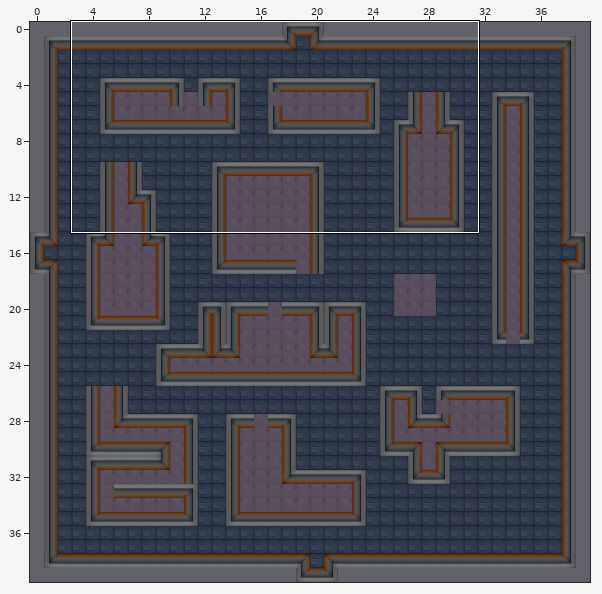
Two states of a Tiled map, assets/resAsset/tileMap/map/map05.tmx. Above, an overview of the earlier version with the close-up marked.
Close-up. First the earlier version:
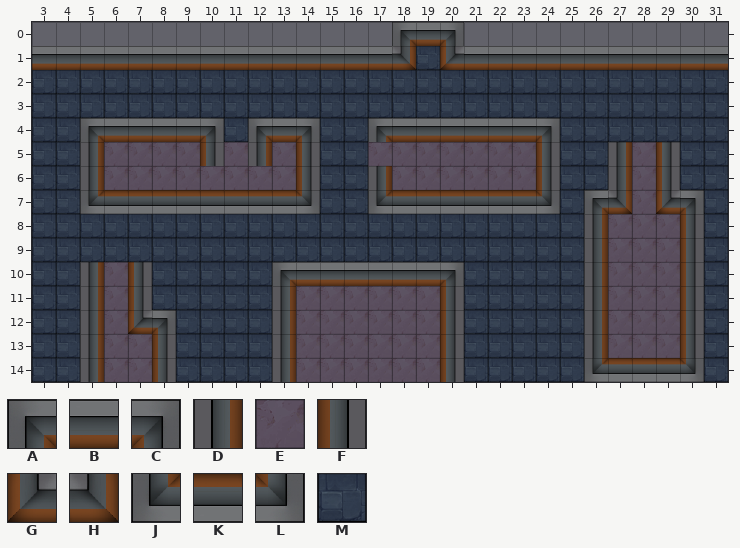
Cells are 64x64 px. Shown: x 3..31, y 0..14. The commit also changed other parts of the map, which this record leaves out.
Key: from "map1": A 0, B 1, C 2, D 5, E 6, F 7, G 8, H 9, J 10, K 11, L 12, M 13.
_ is an empty cell.
Layer "map" before, first column x 3:
 0 _______________ABC___________
 1 BBBBBBBBBBBBBBBHMGBBBBBBBBBBB
 2 MMMMMMMMMMMMMMMMMMMMMMMMMMMMM
 3 MMMMMMMMMMMMMMMMMMMMMMMMMMMMM
 4 MMABBBBCMABCMMABBBBBBCMMMMMMM
 5 MMDEEEEFEDEFMMEEEEEEEFMMDEFMM
 6 MMDEEEEEEEEFMMDEEEEEEFMMDEFMM
 7 MMJKKKKKKKKLMMJKKKKKKLMAHEGCM
 8 MMMMMMMMMMMMMMMMMMMMMMMDEEEFM
 9 MMMMMMMMMMMMMMMMMMMMMMMDEEEFM
10 MMDEFMMMMMABBBBBBCMMMMMDEEEFM
11 MMDEFMMMMMDEEEEEEFMMMMMDEEEFM
12 MMDEGCMMMMDEEEEEEFMMMMMDEEEFM
13 MMDEEFMMMMDEEEEEEFMMMMMDEEEFM
14 MMDEEFMMMMDEEEEEEFMMMMMJKKKLM
The result:
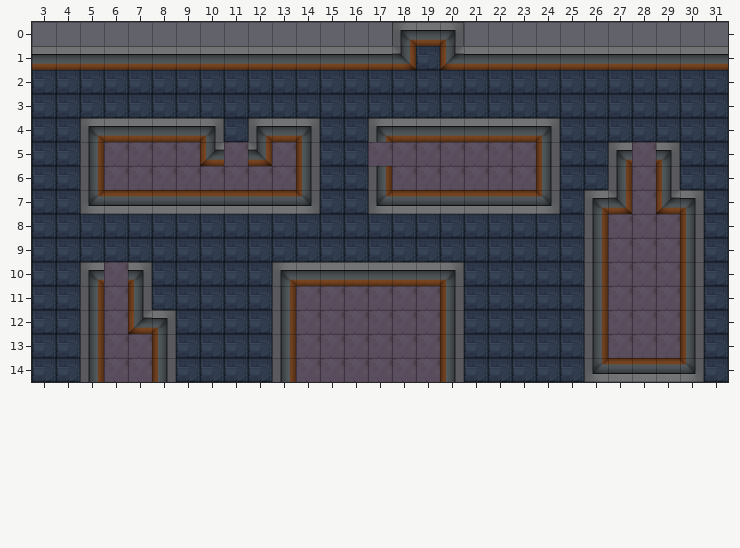
Difference:
Changed rows in their new state; . is an unchanged cell.
Layer "map":
first column x 10:
 5 G.H..............A.C
first column x 5:
10 A.C
Changed places in both close-ups, as pixel boxes (x1, y1, x2, y2):
changed: (200, 142, 224, 166)
changed: (248, 142, 272, 166)
changed: (608, 142, 632, 166)
changed: (656, 142, 680, 166)
changed: (80, 262, 104, 286)
changed: (128, 262, 152, 286)
